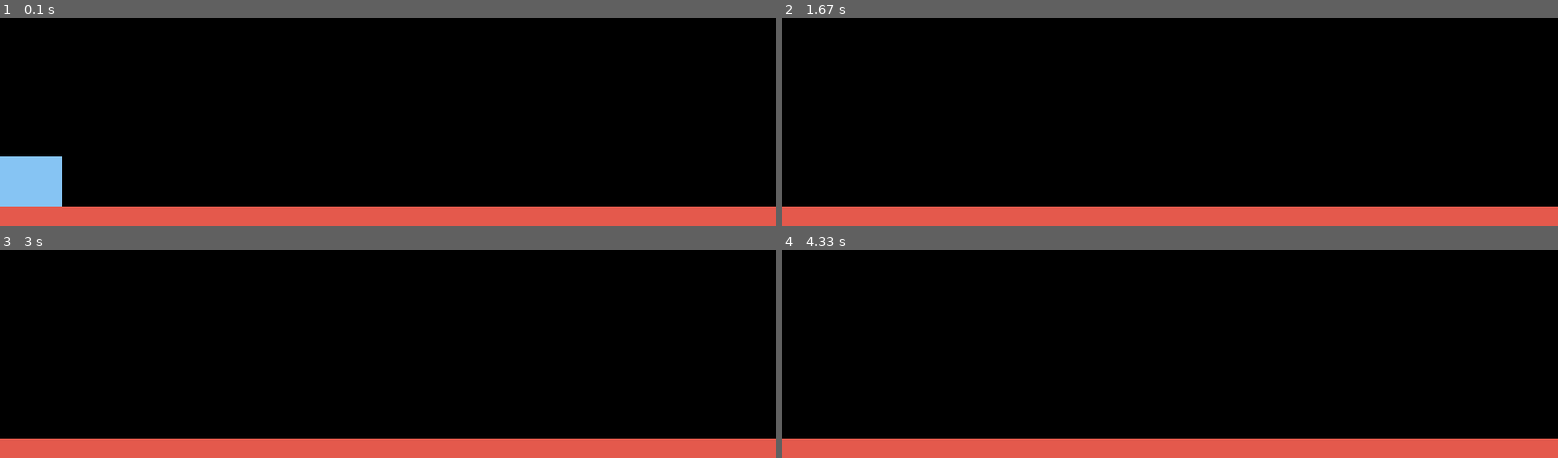
Above: before the commit, frames 1-4 (two rows, left to right).
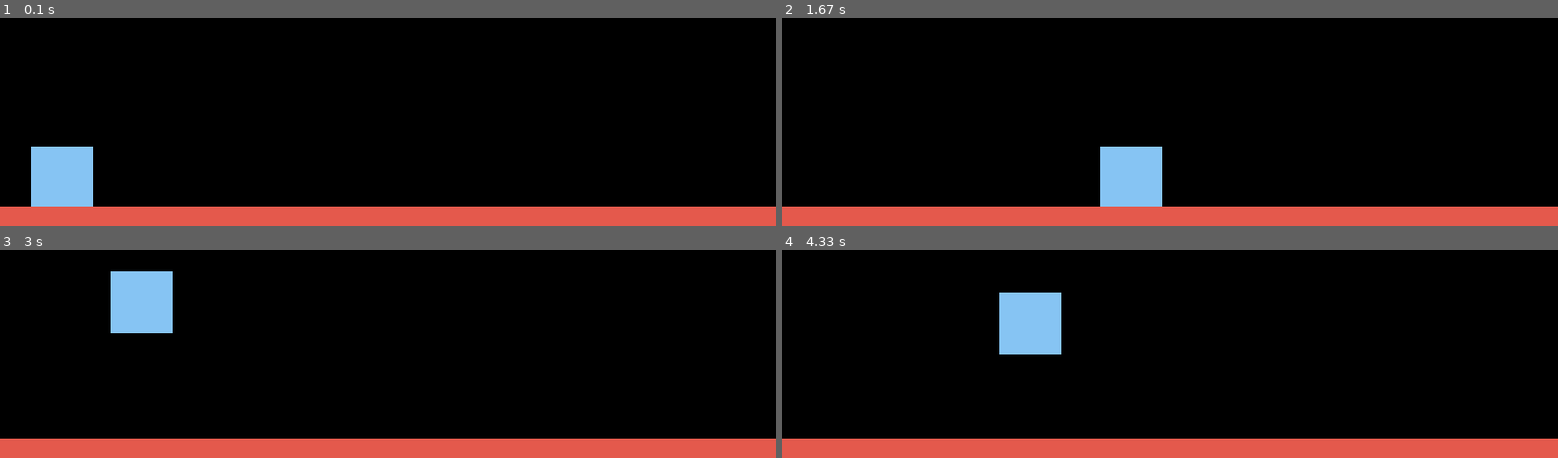
Above: after the commit, the same moments.

Repository: Adit-Vij/Simple-pygame-platformer
Game: pygame game, started from Src/Scripts/MainWindow.py
Same seed, same stepped clock (60 frames per second), same inputs: the game is played once before the commit and once after it.
Inputs:
- Up to frame 1 (0.1 s): no input
- Up to frame 2 (1.67 s): tap Space at 0.33, 0.73, 1.03, 1.23, 1.53 s; hold D 0.67-1.13 s; hold D 1.17-1.63 s
- Up to frame 3 (3 s): hold A 1.67-2.2 s; tap Space at 1.73, 2.03, 2.3, 2.6, 2.73 s; hold A 2.23-2.63 s; hold D from 2.67 s (still down)
- Up to frame 4 (4.33 s): tap Space at 3.03, 3.4, 3.7, 3.9, 4.2 s; release D at 3.3 s; hold A 3.33-3.8 s; hold D 3.83-4.3 s

The runs differ from the first frame. In frame 1, 2.3% of the frame differs, in the area x 0-12%, y 61-91%; in frame 2, 2.3%; in frame 3, 2.4%, in the area x 14-23%, y 10-40%; in frame 4, 2.4%.

Commit message:
Update MainWindow.py. Platform.py, Player.py
Implemented basic collision detection..

Diff:
--- a/Src/Scripts/MainWindow.py
+++ b/Src/Scripts/MainWindow.py
@@ -10,6 +10,7 @@
 FPS = 60
 ACCELERATION = 0.7
 FRICTION = -0.12
+GRAVITY = 0.8
 
 FramesPerSecond = pygame.time.Clock()
 displayWindow = pygame.display.set_mode((WIDTH, HEIGHT))
@@ -21,22 +22,31 @@
 #Initialize floor
 floor = Platform(0, HEIGHT-20, WIDTH, 20)
 
+
 #Create Sprite Group
 all_sprites = pygame.sprite.Group()
 all_sprites.add(player)
 all_sprites.add(floor)
+
+#Create Platforms Group
+platforms = pygame.sprite.Group()
+platforms.add(floor)
 
 while True:
     for event in pygame.event.get():
         if event.type == pygame.QUIT:
             pygame.quit()
             sys.exit()
+        if event.type == pygame.KEYDOWN:
+            if event.key == pygame.K_SPACE:
+                player.jump()
     displayWindow.fill((0,0,0))
-    player.move(ACCELERATION, FRICTION, WIDTH)
+    player.get_world_objects(player, platforms)
+    player.move(ACCELERATION, FRICTION, GRAVITY)
+    player.update()
 
     for entity in all_sprites:
-
-        displayWindow.blit(entity.surface, entity.rectangle)
+        displayWindow.blit(entity.surface, entity.rect)
 
 
     pygame.display.update()
--- a/Src/Scripts/Platform.py
+++ b/Src/Scripts/Platform.py
@@ -5,4 +5,4 @@
         super().__init__()
         self.surface = pygame.Surface((w,h))
         self.surface.fill((228, 89, 76))
-        self.rectangle = self.surface.get_rect(topleft = (x,y))
+        self.rect = self.surface.get_rect(topleft = (x,y))
--- a/Src/Scripts/Player.py
+++ b/Src/Scripts/Player.py
@@ -7,13 +7,13 @@
         self.vector =pygame.math.Vector2
         self.surface = pygame.Surface((w,h))
         self.surface.fill((134, 196, 243))
-        self.rectangle = self.surface.get_rect(topleft = (x,y))
+        self.rect = self.surface.get_rect(topleft = (x,y))
         self.pos = self.vector(x+(w/2),y)
         self.vel = self.vector(0, 0)
         self.acc = self.vector(0, 0)
 
-    def move(self, accelaration, friction, screen_width):
-        self.acc = self.vector(0, 0.5)
+    def move(self, accelaration, friction, gravity):
+        self.acc = self.vector(0, gravity)
 
         pressed_key = pygame.key.get_pressed()
         if pressed_key[pygame.K_a]:
@@ -24,16 +24,20 @@
         self.acc.x += self.vel.x * friction
         self.vel += self.acc
         self.pos += self.vel + 0.5 * self.acc
+        self.rect.bottomleft = self.pos
 
-
-        self.rectangle.midbottom = self.pos
-
-    def get_world_objects(self, player, platforms: pygame.sprite.Group, boolean):
+    def get_world_objects(self, player, platforms: pygame.sprite.Group):
         self._player = player
         self._platforms = platforms
-        self._boolean = boolean
-
-
 
     def update(self):
-        hits = pygame.sprite.spritecollide(PLAYER)
+        hits = pygame.sprite.spritecollide(self._player,self._platforms,False)
+        if self._player.vel.y > 0:
+            if hits:
+                self.vel.y = 0
+                self.pos.y = hits[0].rect.top+1
+
+    def jump(self):
+        hits = pygame.sprite.spritecollide(self._player,self._platforms,False)
+        if hits:
+            self.vel.y = -15
